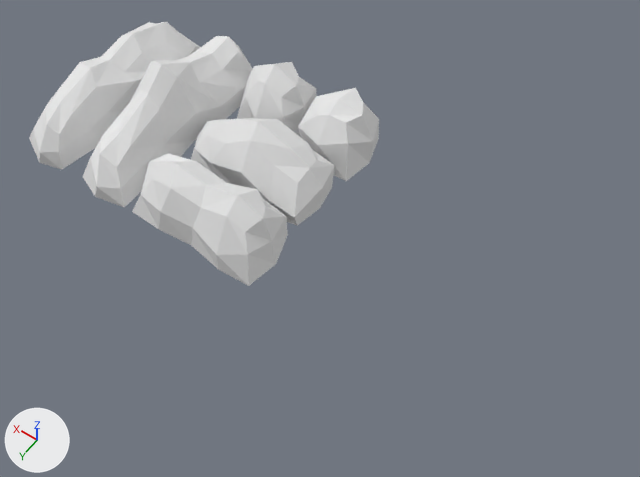
Two versions of the Blender file Assets/Models/RocksA.blend, one commit apart.
The view is the same before and after, from a 50 mm camera at (-10.11, 13.56, 16.95) aimed at (-2.4, 2.78, 0.01). The lights are fixed; the arrows at lower left show +X, +Y and +Z.

Names of what the first picture shows: '1x1RockA', '1x1RockB', '2x1RockA', '2x1RockB', '3x1RockA', '3x1RockB'.
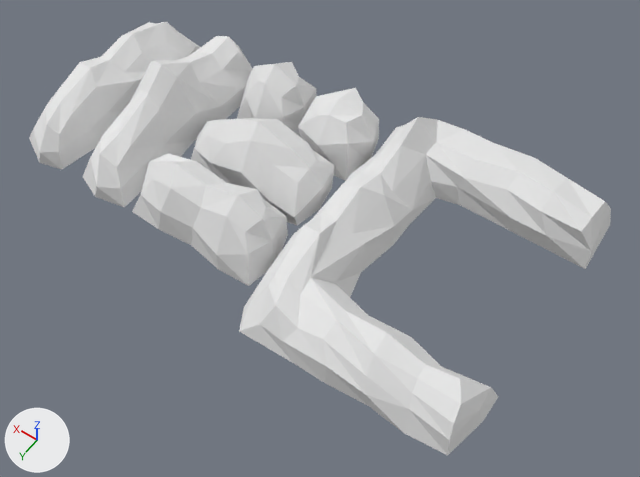
Location of each change, [x1, y1, x2, y2] in pixels of the pictures (640 x 477 px):
'4x3RockSB', added
    after: [239, 117, 611, 455]

The change, as a list of edits to the scene's bpy script:
```text
Add mat_material_006:
    mat_material_006 = diffuse_material('Material.006')
    mat_material_006.base_color = (0.8, 0.8, 0.8)  # white #e7e7e7
Add me_cube_006:
    me_cube_006.from_pydata(...)  # 123 vertices, 104 faces; spans x -5.03..0.95, y -3.95..3.97, z 0.0..1.84
    me_cube_006.materials.append(mat_material_006)  # white #e7e7e7
Add ob_4x3rocksb:
    ob_4x3rocksb = bpy.data.objects.new('4x3RockSB', me_cube_006)
    ob_4x3rocksb.location = (-3.0, 2.0, 0.0)
```
